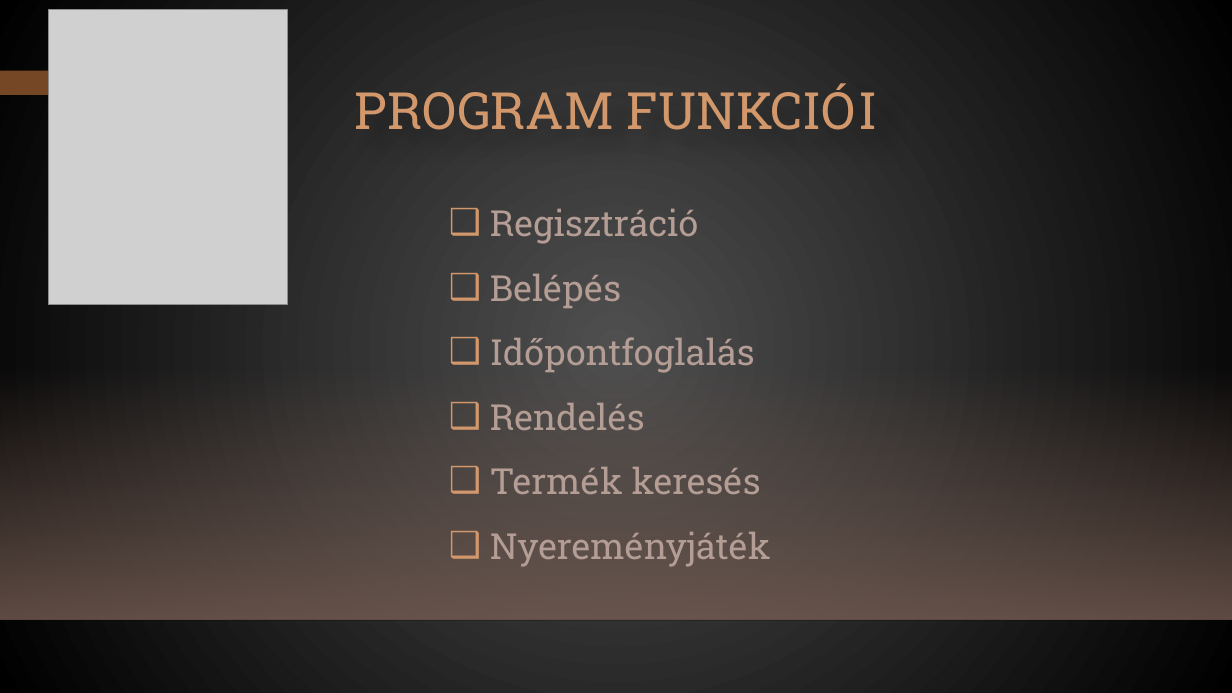
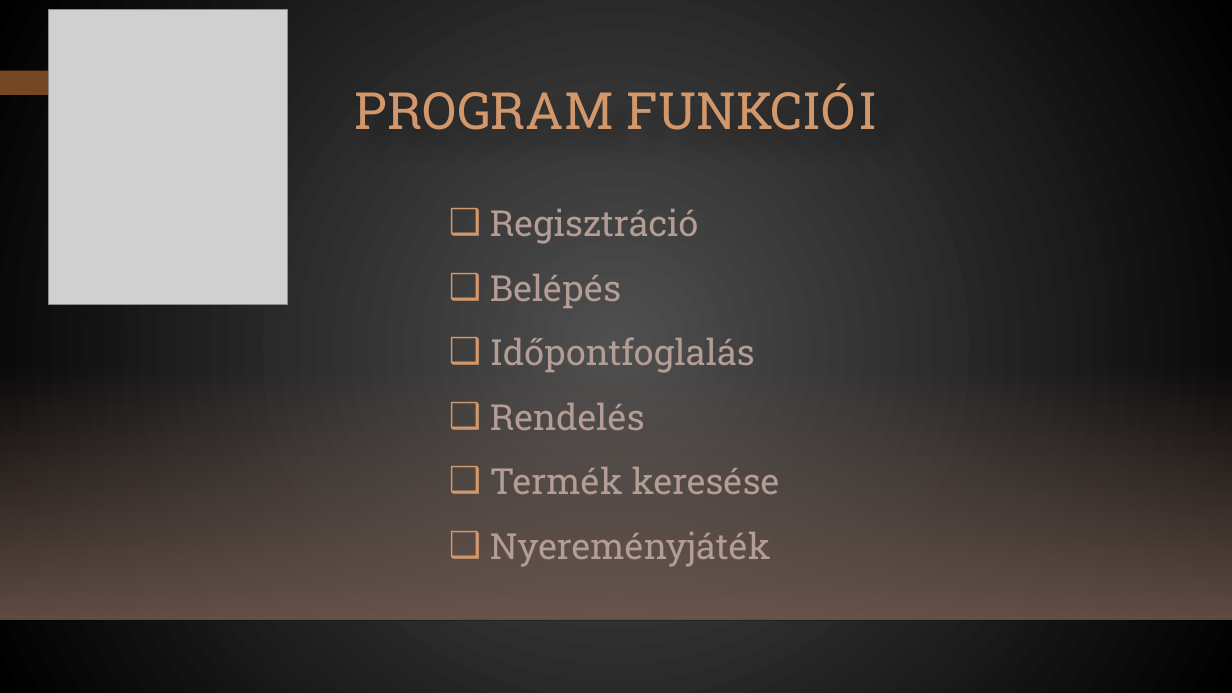
Before and after one commit to DavidIvonn/Bil-Barberz, a slide deck: slide 6 of BIL Barberz.pptx (slide 5 before the commit). Drawn at 1232x693 pixels with LibreOffice and Linux fonts; fonts in the diff are those of the drawing; grey boxes stand for pictures; background and template pictures are left out. Boxes give left, top, right and bottom in pixels: in the first picture for what was removed or moved away, otherwise in the second. Text is boxed around its words. In the diff, an @@ line names an element or a change of style, - is before the commit and + after.

```diff
--- a/BIL Barberz.pptx
+++ b/BIL Barberz.pptx
@@ text at box(490, 467, 780, 494): text changed @@
-❑ Termék keresés
+❑ Termék keresése
```
Also in this commit, not shown: 5 other slides changed.
